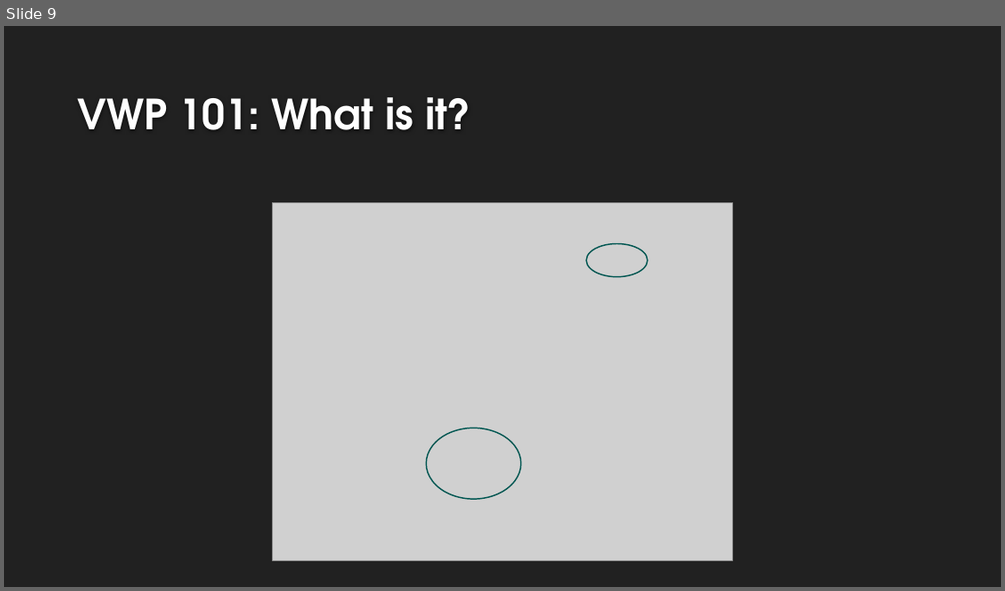
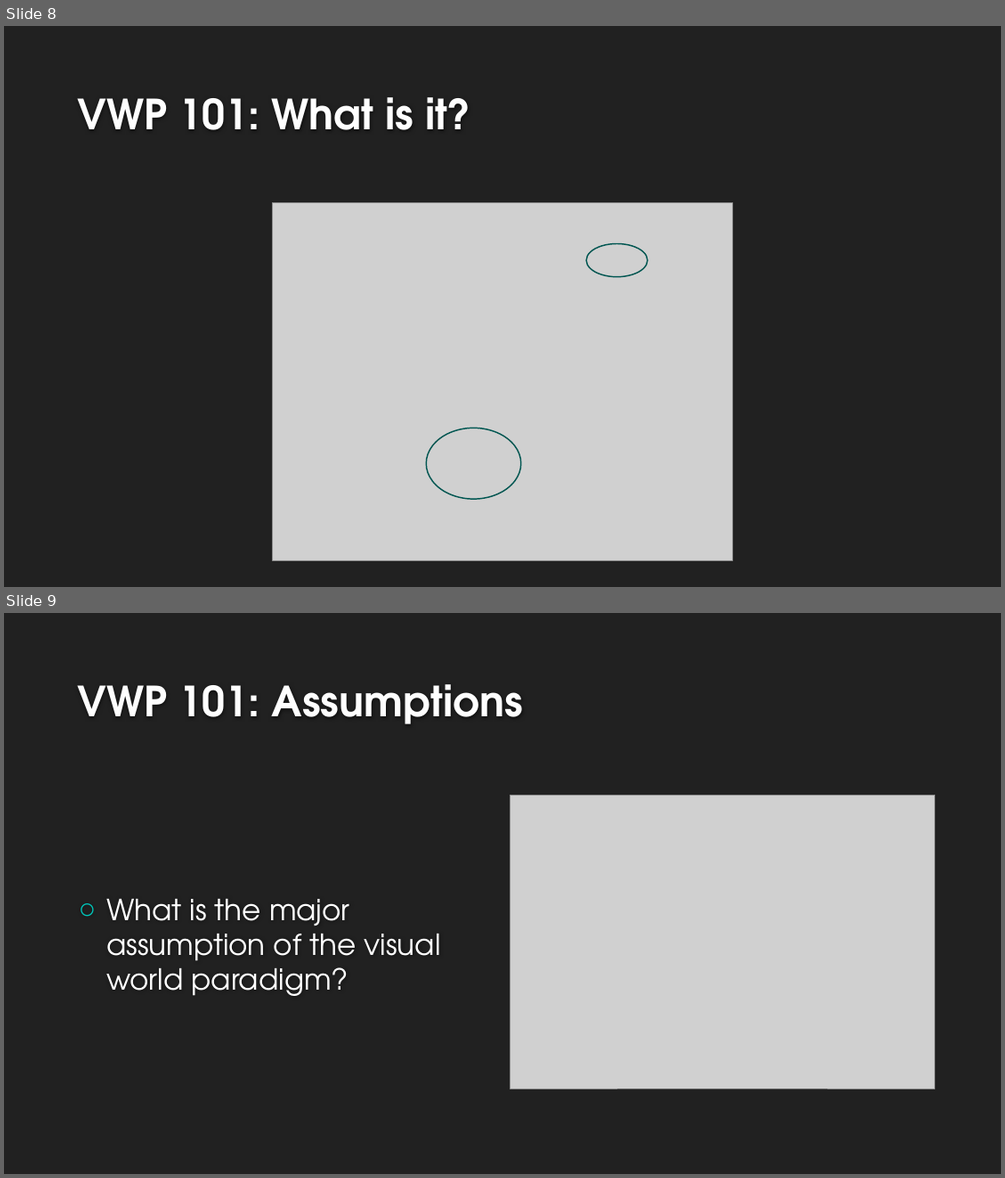
Before and after one commit to allisoct/ETLR23-24, a slide deck: slides/Day3.pptx. Shown one above the other, each under a label of ours: slide 9 before the commit, slides 8 and 9 after it. The pictures are 1005x591 and 1005x1178 pixels, drawn with LibreOffice and Linux fonts; fonts in the diff are those of the drawing; grey boxes stand for pictures; background and template pictures are left out. Boxes give left, top, right and bottom in pixels: in the first picture for what was removed or moved away, otherwise in the second. Text is boxed around its words. In the diff, an @@ line names an element or a change of style, - is before the commit and + after.

```diff
--- a/slides/Day3.pptx
+++ b/slides/Day3.pptx
@@ slide 9 added at (4,613,1001,1174), background #212121 @@
@@ title added at (78,684,523,724), 40 pt, text #FEFEFE, bold @@
+VWP 101: Assumptions
@@ picture added at (510,795,935,1088) @@
@@ text added at (106,899,441,996), 28 pt, text #FFFFFF @@
+○ What is the major assumption of the visual world paradigm?
@@ what was slide 9 is now slide 8 @@
```
Also in this commit, not shown: 2 slides changed, 6 other slides added, 1 slide removed.
